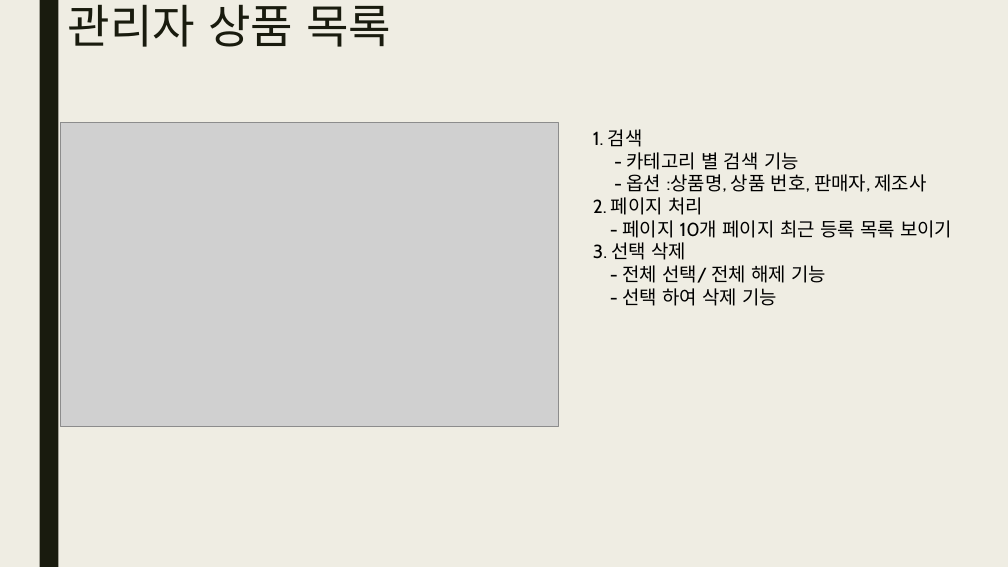
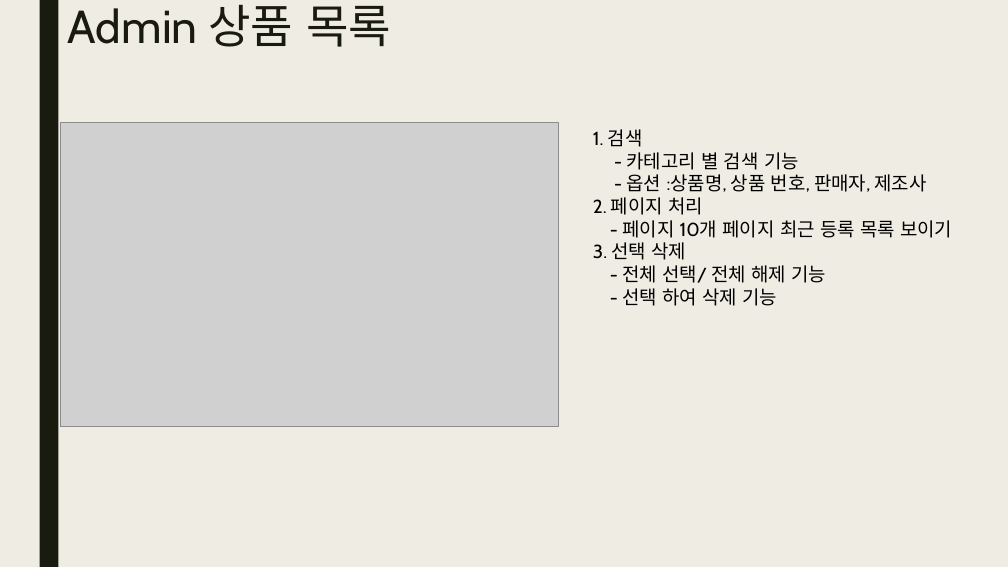
Before and after one commit to yndgow/Kmarket1, a slide deck: slide 52 of 발표보고서_Kmarket.pptx (slide 43 before the commit). Drawn at 1008x567 pixels with LibreOffice and Linux fonts; fonts in the diff are those of the drawing; grey boxes stand for pictures. Boxes give left, top, right and bottom in pixels: in the first picture for what was removed or moved away, otherwise in the second. Text is boxed around its words. In the diff, an @@ line names an element or a change of style, - is before the commit and + after.

```diff
--- a/발표보고서_Kmarket.pptx
+++ b/발표보고서_Kmarket.pptx
@@ title at [68,4,391,47]: text changed @@
-관리자 상품 목록
+Admin 상품 목록
```
Also in this commit, not shown: 7 other slides changed, 9 slides added, 18 other files.
